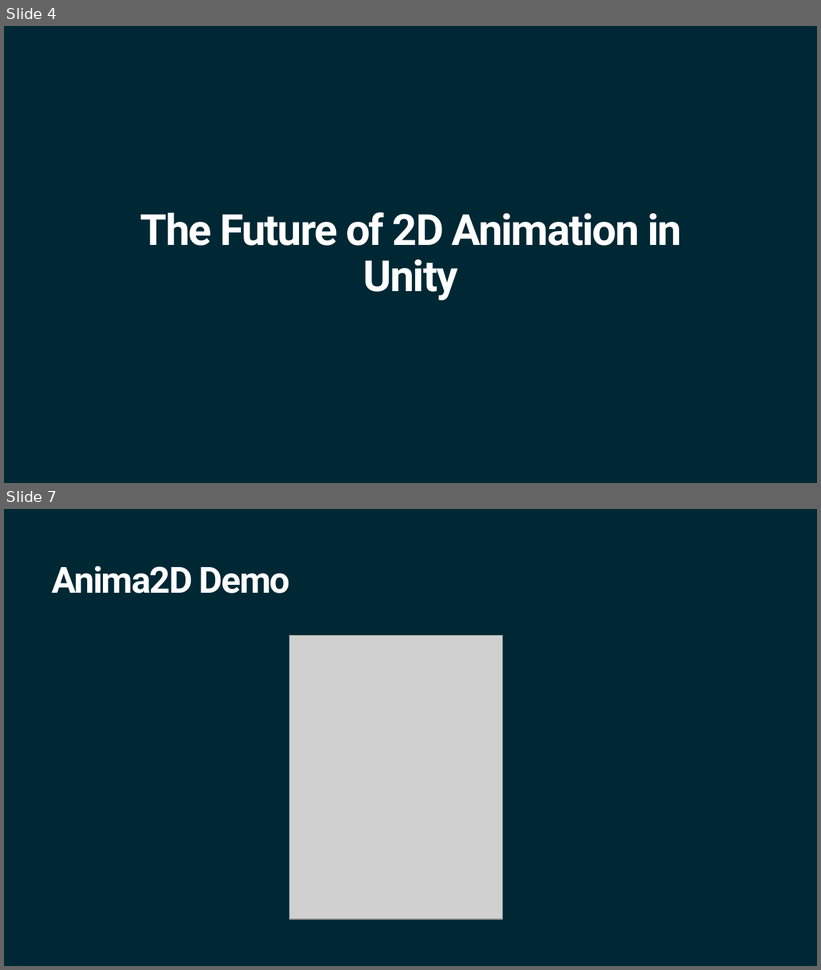
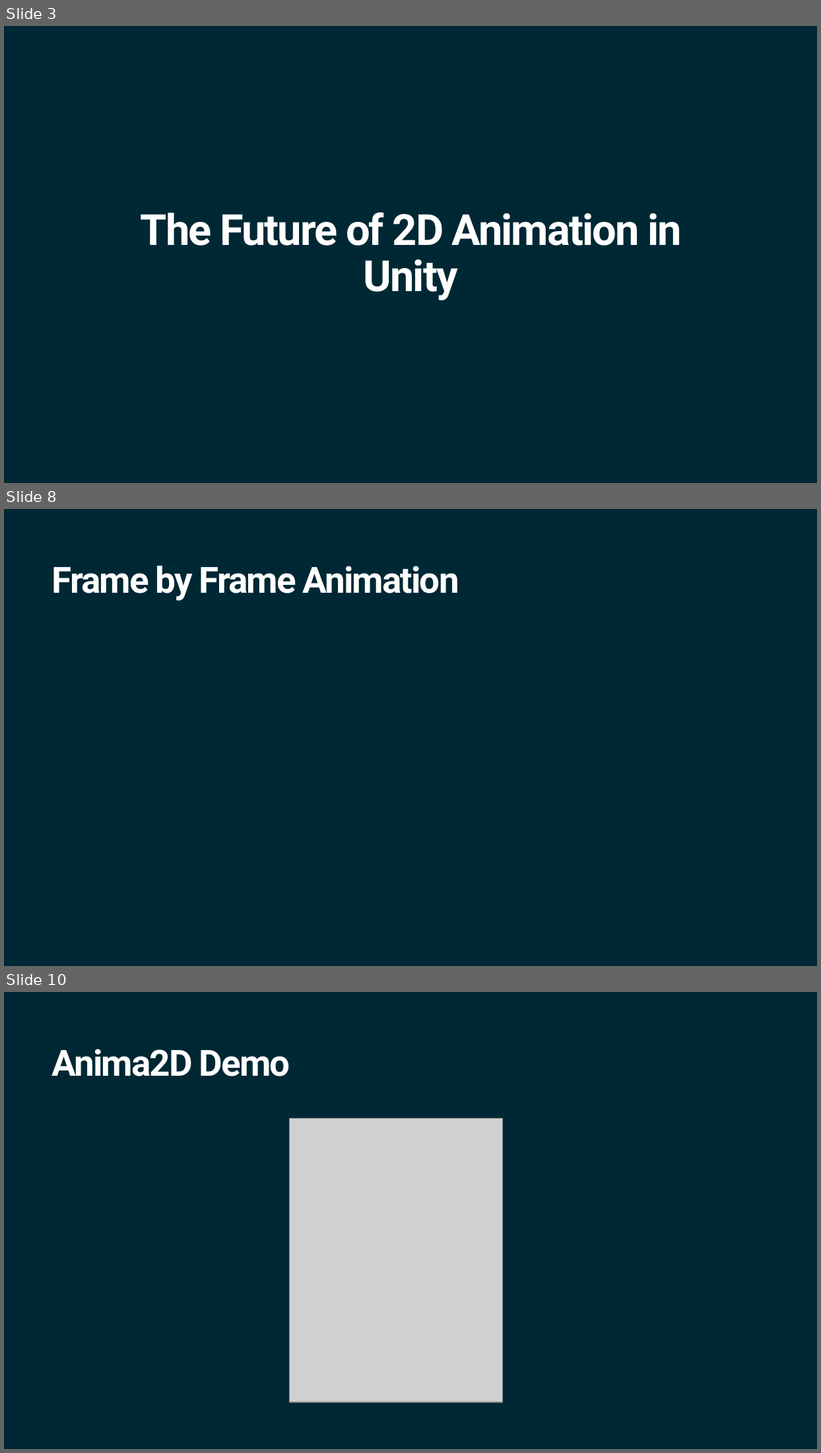
Before and after one commit to ArturoNereu/Unity2DAnimation, a slide deck: Presentations/Future2DAnim_Tokyo.pptx. Shown one above the other, each under a label of ours: slides 4 and 7 before the commit, slides 3, 8 and 10 after it; the slides between them are not shown. The pictures are 821x970 and 821x1453 pixels, drawn with LibreOffice and Linux fonts; fonts in the diff are those of the drawing; grey boxes stand for pictures; background and template pictures are left out. Boxes give left, top, right and bottom in pixels: in the first picture for what was removed or moved away, otherwise in the second. Text is boxed around its words. In the diff, an @@ line names an element or a change of style, - is before the commit and + after.

```diff
--- a/Presentations/Future2DAnim_Tokyo.pptx
+++ b/Presentations/Future2DAnim_Tokyo.pptx
@@ slide 8 added at [4,509,817,966], background #002834 @@
@@ title added at [52,566,459,601], 32 pt, text #FFFFFF, bold @@
+Frame by Frame Animation
@@ what was slide 4 is now slide 3 @@
@@ what was slide 7 is now slide 10 @@
```
Also in this commit, not shown: 3 slides changed, 3 other slides added, 1 slide removed.
